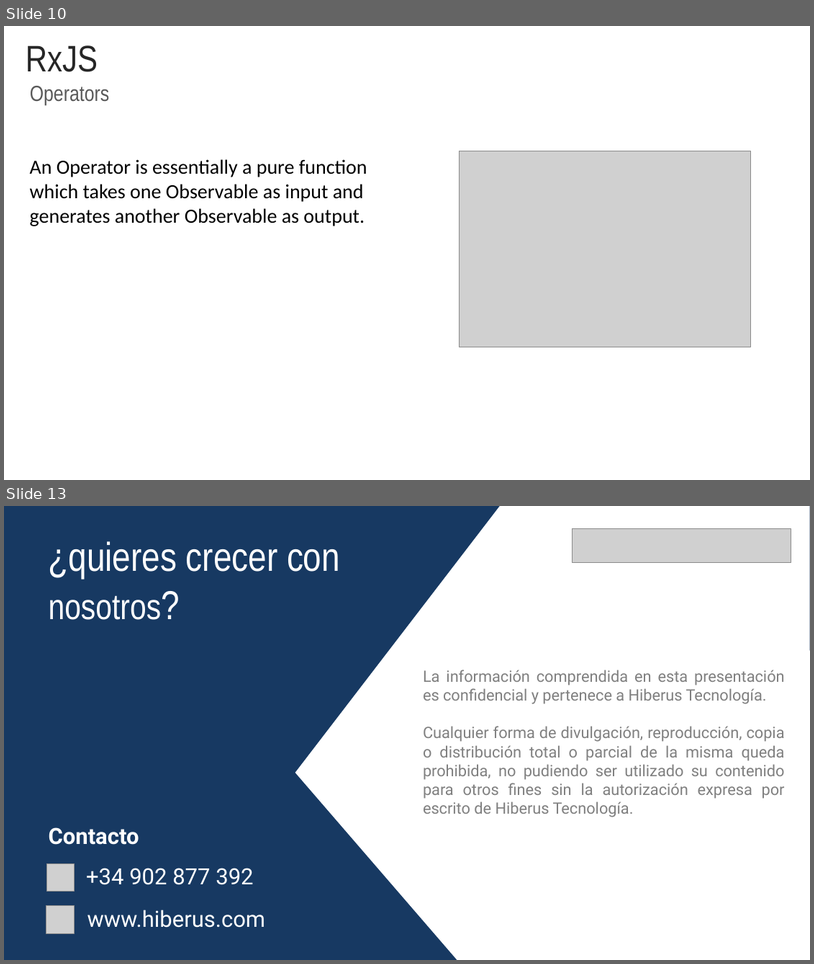
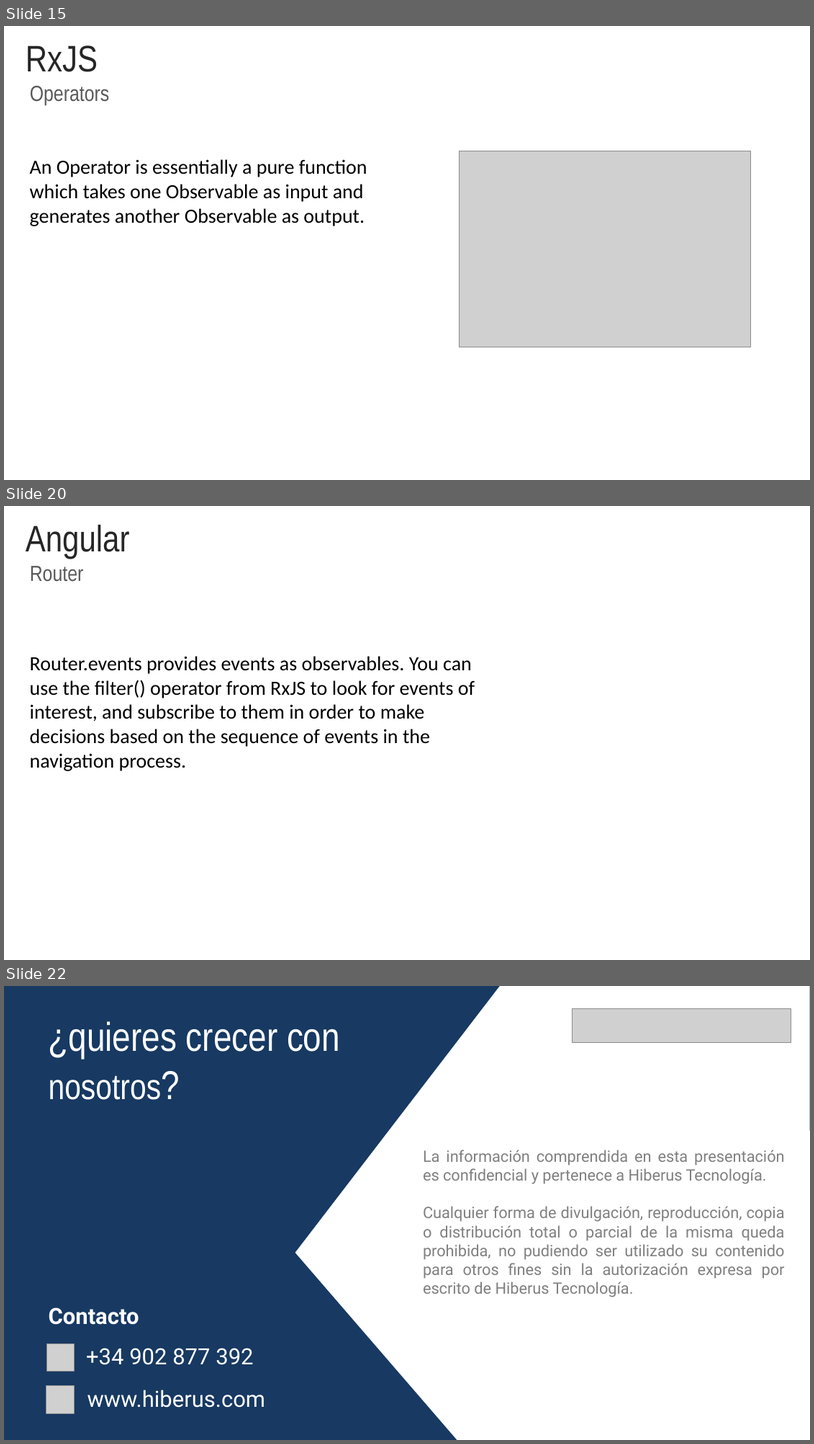
Before and after one commit to rached193/AngularWorkshop-20181116, a slide deck: 04_flow_events/04_flow_events.pptx. Shown one above the other, each under a label of ours: slides 10 and 13 before the commit, slides 15, 20 and 22 after it; the slides between them are not shown. The pictures are 814x964 and 814x1444 pixels, drawn with LibreOffice and Linux fonts; fonts in the diff are those of the drawing; grey boxes stand for pictures; background and template pictures are left out. Boxes give left, top, right and bottom in pixels: in the first picture for what was removed or moved away, otherwise in the second. Text is boxed around its words. In the diff, an @@ line names an element or a change of style, - is before the commit and + after.

```diff
--- a/04_flow_events/04_flow_events.pptx
+++ b/04_flow_events/04_flow_events.pptx
@@ slide 20 added at (x1=4, y1=506, x2=810, y2=960), background #FFFFFF @@
@@ title added at (x1=26, y1=525, x2=130, y2=559), 44 pt, text #262626 @@
+Angular
@@ text added at (x1=30, y1=566, x2=84, y2=582), 26 pt, text #595959 @@
+Router
@@ text added at (x1=30, y1=656, x2=475, y2=771), 24 pt, text #000000 @@
+Router.events provides events as observables. You can use the filter() operator from RxJS to look for events of interest, and subscribe to them in order to make decisions based on the sequence of events in the navigation process.
@@ what was slide 10 is now slide 15 @@
@@ what was slide 13 is now slide 22 @@
```
Also in this commit, not shown: 1 slide changed, 10 other slides added, 2 slides removed, 15 other files.
